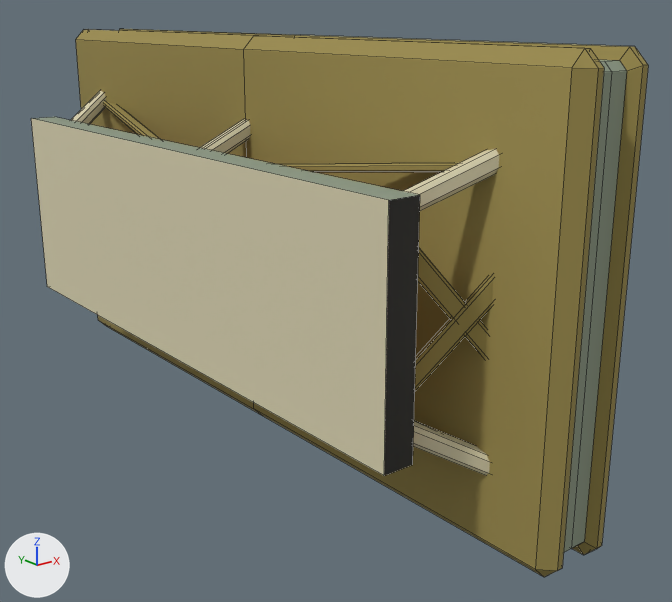
The FBX model Assets/Models/Environnement/HOLD_Asset/OBJ_Platform_Wall_Ride_LP.fbx: old version first, new version second.
Camera for both pictures: a 50 mm lens placed at (-10.5, -19.5, 5.6), pointed at (3.6, -1.8, -1.5). The axes (+X, +Y, +Z) are drawn at lower left. The lights are the same throughout. Mesh edges are drawn as thin lines. Where no turn or scale is listed for an object, it has been applied to the vertices. Vertices at the same position are counted once.

The older version as bpy lines, for what is in view:
```python
me_mesh = bpy.data.meshes.new('Mesh')
me_mesh.from_pydata(...)  # 318 vertices, 206 faces; spans x -0.1..4.3, y -10.0..10.0, z -5.0..5.0
# faces by material slot: [21, 129, 53, 1, 1, 1]
me_mesh.materials.append(mat_material__28)  # grey #8f9b87
me_mesh.materials.append(mat_material__29)  # yellow #9a8a4b
me_mesh.materials.append(mat_material__22)  # beige #d8d1af
me_mesh.materials.append(mat_material__30)  # orange #ed8600
me_mesh.materials.append(mat_mat_object_slot__5)  # black #000000
me_mesh.materials.append(mat_mat_object_slot__6)  # black #000000
ob_object001 = bpy.data.objects.new('Object001', me_mesh)
ob_object001.location = (0.0, 0.0, 0.0)
```
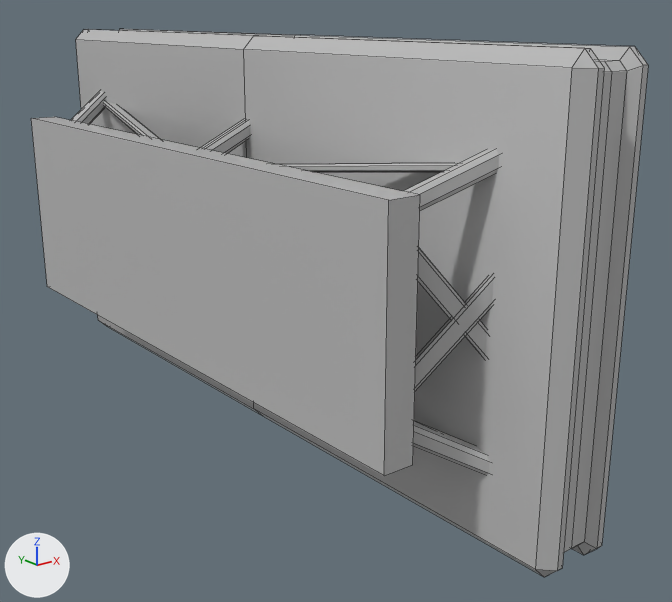
The change, as a list of edits to the scene's bpy script:
```text
Add mat_1_seule_map:
    mat_1_seule_map = principled_material('1 Seule map !')
    mat_1_seule_map.base_color = (0.5, 0.5, 0.5)  # grey #bcbcbc
    mat_1_seule_map.roughness = 0.0
Change me_mesh:
    where me_mesh.from_pydata(...)  # 318 vertices, 206 faces; spans x -0.1..4.3, y -10.0..10.0, z -5.0..5.0
    used by ob_object001; location = (0.0, 0.0, 0.0)
    remove me_mesh.materials.append(mat_material__30)  # orange #ed8600
    remove me_mesh.materials.append(mat_mat_object_slot__6)  # black #000000
    me_mesh part 1: all 21 faces that had it switch from mat_material__28 (grey #8f9b87) to mat_1_seule_map (grey #bcbcbc)
    me_mesh part 2: all 129 faces that had it switch from mat_material__29 (yellow #9a8a4b) to mat_1_seule_map (grey #bcbcbc)
    me_mesh part 3: all 53 faces that had it switch from mat_material__22 (beige #d8d1af) to mat_1_seule_map (grey #bcbcbc)
    me_mesh part 4: all 1 face that had it switch from mat_mat_object_slot__5 (black #000000) to mat_1_seule_map (grey #bcbcbc)
```

Location of each change, [x1, y1, x2, y2] in pixels of the pictures (672 x 602 px):
part 1 of me_mesh, recoloured: [31, 60, 627, 552] in both
part 2 of me_mesh, recoloured (yellow to grey): [76, 29, 648, 577] in both
part 3 of me_mesh, recoloured (beige to grey): [31, 91, 499, 475] in both
part 4 of me_mesh, recoloured (black to grey): [384, 195, 420, 476] in both
